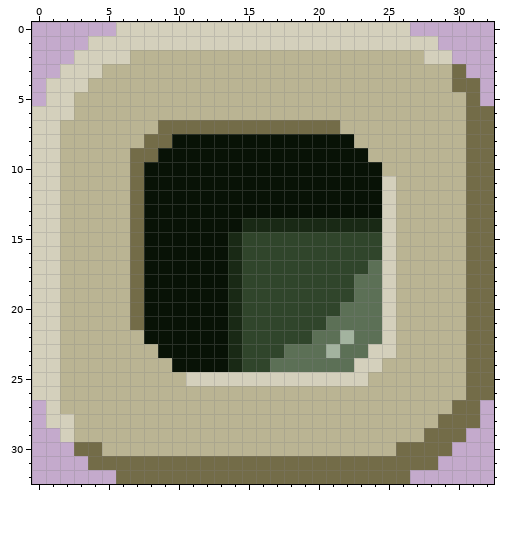
Two states of a pixel-art file, scraps/monitor9.aseprite. This is how it looked before the edit.
33x33 pixels, 1 frame.
The same view after the edit:
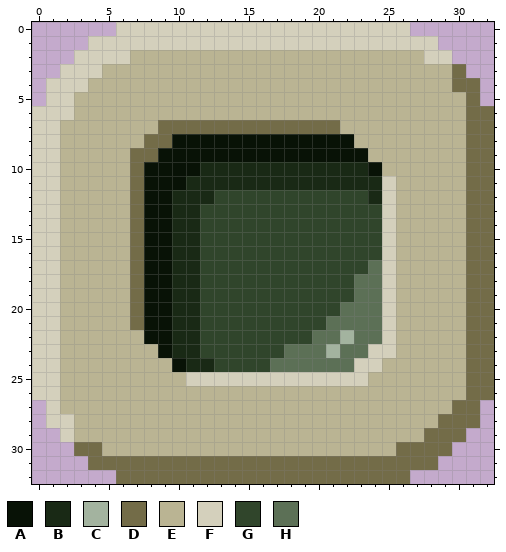
Palette (. is transparent): A #081206  B #192915  C #a3b39f  D #736c48  E #bab493  F #d4d0bc  G #30452b  H #5c7056
The edit:
Changed rows in their new state; - is an unchanged pixel.
first column x 10:
10 --BBBBBBBBBBBB-
11 -BBBBBBBBBBBBBB
12 BBBGGGGGGGGGGGB
13 BBGGGGGGGGGGGGG
14 BBGGGGGGGGGGGGG
15 BBGGG----------
16 BBGGG----------
17 BBGGG----------
18 BBGGG----------
19 BBGGG----------
20 BBGGG----------
21 BBGGG----------
22 BBGGG----------
23 BBGGG----------
24 -BBGG----------
Pixel boxes of the changes (left, top, right, bottom) in both pictures:
changed: (172, 162, 382, 372)
